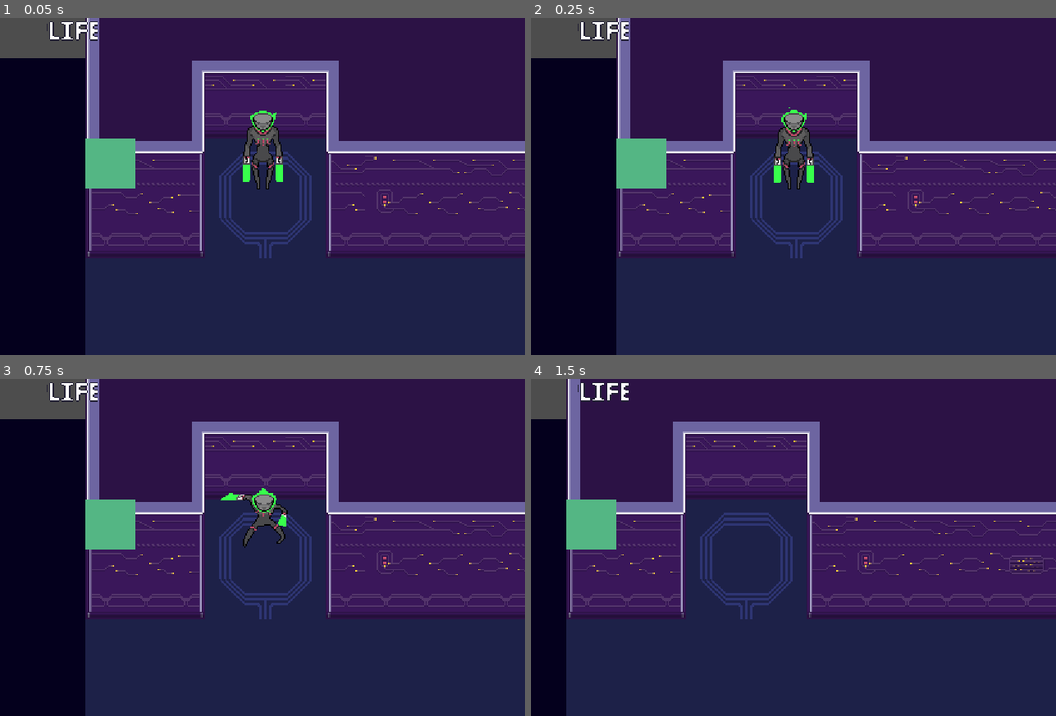
Above: before the commit, frames 1-4 (two rows, left to right).
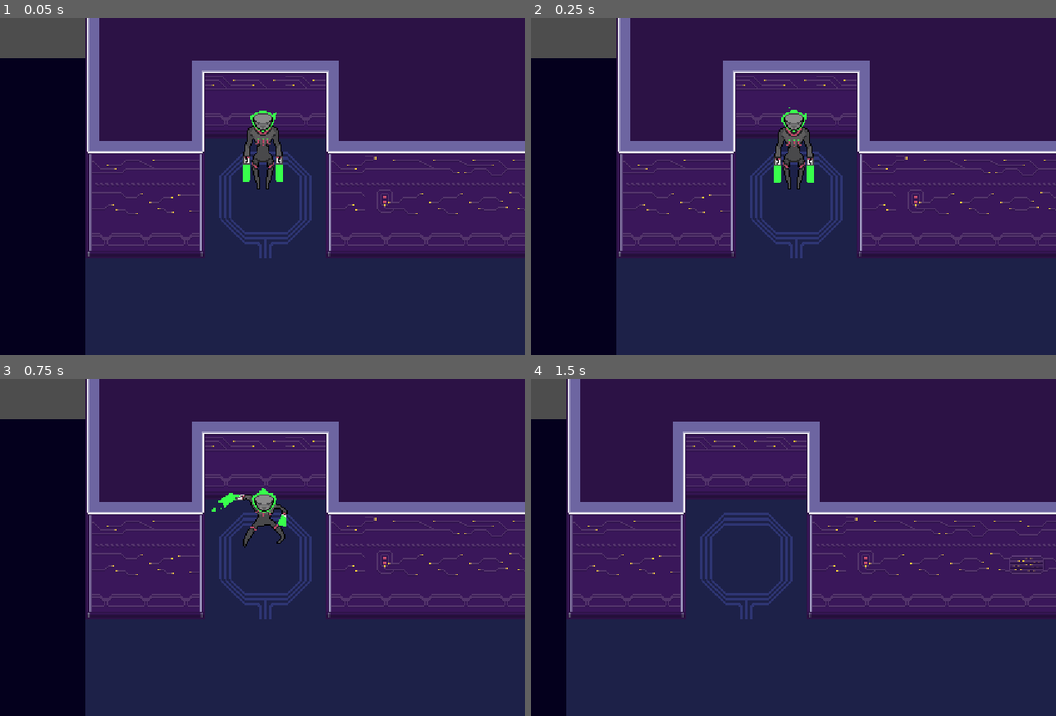
Above: after the commit, the same moments.

Repository: evilshrooms/Corruption-PSGJam2025
Game: Godot game, scene res://corruption.tscn
Two runs of this game, one before a commit and one after it. Both use one fixed random seed, a clock stepped at 60 frames per second and the inputs below.
Inputs (mouse positions are in pixels of both pictures, inside the frame that each line leads up to):
- Up to frame 1 (0.05 s): no input
- Up to frame 2 (0.25 s): no input
- Up to frame 3 (0.75 s): tap Enter at 0.5 s; move the mouse to (378, 530) at 0.52 s; press the mouse at (378, 530) at 0.53 s; hold D (right) from 0.53 s (still down)
- Up to frame 4 (1.5 s): move the mouse to (688, 564) at 1.27 s; release D (right) at 1.28 s; release the mouse at (688, 564) at 1.28 s; hold S (down) from 1.28 s (still down); click (688, 564) at 1.35 s

The runs differ from the first frame. In frame 1, 1.7% of the frame differs, in the area x 8-26%, y 0-51%; in frame 2, 1.7%; in frame 3, 1.8%, in the area x 8-46%, y 0-51%; in frame 4, 1.6%.

Commit message:
Attack & movement
Made the attack and finished player movement

Diff:
--- a/corruption/GUI/player-hud/energy_gui.tscn
+++ b/corruption/GUI/player-hud/energy_gui.tscn
@@ -1,7 +1,7 @@
 [gd_scene load_steps=3 format=3 uid="uid://gxtnad4tbum0"]
 
 [ext_resource type="Script" path="res://GUI/player-hud/heart_gui.gd" id="1_5ae8f"]
-[ext_resource type="Texture2D" uid="uid://c7mrjlttm0gjh" path="res://GUI/player-hud/Health_two-Sheet.png" id="1_ook18"]
+[ext_resource type="Texture2D" uid="uid://cf5kef2v103wf" path="res://GUI/player-hud/Health_Bar_New_01282025.png" id="2_vnyhy"]
 
 [node name="Energy" type="Control"]
 custom_minimum_size = Vector2(16, 16)
@@ -12,7 +12,6 @@
 script = ExtResource("1_5ae8f")
 
 [node name="Sprite2D" type="Sprite2D" parent="."]
-texture = ExtResource("1_ook18")
+texture = ExtResource("2_vnyhy")
 centered = false
-hframes = 7
-frame = 2
+hframes = 3
--- a/corruption/GUI/player-hud/player_hud.tscn
+++ b/corruption/GUI/player-hud/player_hud.tscn
@@ -1,6 +1,5 @@
-[gd_scene load_steps=4 format=3 uid="uid://hqs1silh6db6"]
+[gd_scene load_steps=3 format=3 uid="uid://hqs1silh6db6"]
 
-[ext_resource type="Texture2D" uid="uid://c7mrjlttm0gjh" path="res://GUI/player-hud/Health_two-Sheet.png" id="1_airba"]
 [ext_resource type="Script" path="res://GUI/player-hud/player_hud.gd" id="1_jypde"]
 [ext_resource type="PackedScene" uid="uid://gxtnad4tbum0" path="res://GUI/player-hud/energy_gui.tscn" id="2_0lwq3"]
 
@@ -19,20 +18,14 @@
 grow_horizontal = 2
 grow_vertical = 2
 
-[node name="Sprite2D" type="Sprite2D" parent="Control"]
-position = Vector2(83, 50)
-texture = ExtResource("1_airba")
-region_enabled = true
-region_rect = Rect2(54, 0, 41, 16)
-
 [node name="HFlowContainer" type="HFlowContainer" parent="Control"]
 layout_mode = 0
-offset_left = 31.0
-offset_top = 59.0
-offset_right = 136.0
-offset_bottom = 95.0
+offset_left = 25.0
+offset_top = 40.0
+offset_right = 130.0
+offset_bottom = 87.0
 theme_override_constants/h_separation = 4
-theme_override_constants/v_separation = 2
+theme_override_constants/v_separation = 15
 alignment = 1
 
 [node name="Energy" parent="Control/HFlowContainer" instance=ExtResource("2_0lwq3")]
--- a/corruption/Player/Scripts/state_attack.gd
+++ b/corruption/Player/Scripts/state_attack.gd
@@ -1,6 +1,10 @@
 class_name State_Attack extends State
 
 var attacking : bool = false
+
+
+@export var attack_sound : AudioStream
+@export_range(1,20,0.5) var declerate_speed : float = 5.0
 
 @onready var animation_player : AnimationPlayer = $"../../AnimationPlayer"
 @onready var idle : State = $"../Idle"
@@ -16,12 +20,14 @@
 
 #what happens when the player exits this state
 func Exit() -> void:
+	animation_player.animation_finished.disconnect( EndAttack )
+	attacking = false
 	pass
 
 
 #what happens during the _process in this state
 func Process( _delta : float ) -> State:
-	player.velocity = Vector2.ZERO
+	player.velocity -= player.velocity * declerate_speed * _delta
 
 	if attacking == false:
 		if player.direction == Vector2.ZERO:
--- a/corruption/Player/player.tscn
+++ b/corruption/Player/player.tscn
@@ -8,6 +8,7 @@
 [ext_resource type="Script" path="res://Player/Scripts/PlayerCamera.gd" id="6_egcn1"]
 [ext_resource type="Script" path="res://Player/Scripts/state_attack.gd" id="6_okuab"]
 [ext_resource type="PackedScene" uid="uid://bqt67mvfh5w4q" path="res://GeneralNodes/HitBox/hit_box.tscn" id="7_kdg1f"]
+[ext_resource type="AudioStream" uid="uid://b40godtr8mfdd" path="res://Player/Scripts/Audio/Sword Sounds.wav" id="7_xj4wn"]
 [ext_resource type="PackedScene" uid="uid://dk2u34sak6i8f" path="res://GeneralNodes/HurtBox/hurt_box.tscn" id="8_i6lk4"]
 
 [sub_resource type="CircleShape2D" id="CircleShape2D_cj2dk"]
@@ -29,15 +30,15 @@
 
 [sub_resource type="Animation" id="Animation_6mbsf"]
 resource_name = "attack_down"
-length = 0.3
-tracks/0/type = "value"
-tracks/0/imported = false
-tracks/0/enabled = true
-tracks/0/path = NodePath("Sprite2D:frame")
-tracks/0/interp = 1
-tracks/0/loop_wrap = true
-tracks/0/keys = {
-"times": PackedFloat32Array(0, 0.3),
+length = 0.4
+tracks/0/type = "value"
+tracks/0/imported = false
+tracks/0/enabled = true
+tracks/0/path = NodePath("Sprite2D:frame")
+tracks/0/interp = 1
+tracks/0/loop_wrap = true
+tracks/0/keys = {
+"times": PackedFloat32Array(0, 0.4),
 "transitions": PackedFloat32Array(1, 1),
 "update": 0,
 "values": [8, 16]
@@ -193,6 +194,7 @@
 
 [node name="Attack" type="Node" parent="StateMachine"]
 script = ExtResource("6_okuab")
+attack_sound = ExtResource("7_xj4wn")
 
 [node name="Camera2D" type="Camera2D" parent="."]
 editor_draw_limits = true
@@ -210,3 +212,7 @@
 position = Vector2(-2.84217e-14, 6)
 rotation = -1.564
 shape = SubResource("CapsuleShape2D_qpkb8")
+
+[node name="Audio" type="Node2D" parent="."]
+
+[node name="AudioStreamPlayer2D" type="AudioStreamPlayer2D" parent="Audio"]
--- a/corruption/corruption.tscn
+++ b/corruption/corruption.tscn
@@ -10,8 +10,3 @@
 
 [node name="GridRoomOne" parent="." instance=ExtResource("2_3jglj")]
 tile_map_data = PackedByteArray("AAAAAAAAAAAAAAIAAAAAAAEAAAAAAAMAAAAAAAIAAAAAAAQAAAAAAAMAAAABAAgAAAAAAAQAAAABAAgAAAAAAA …(4672 unchanged characters)…
-
-[node name="ColorRect" type="ColorRect" parent="."]
-offset_right = 40.0
-offset_bottom = 40.0
-color = Color(0.329079, 0.71345, 0.518702, 1)
Binary file added: corruption/GUI/player-hud/Health_Bar_New_01282025.png
Not shown, added: corruption/GUI/player-hud/Health_Bar_New_01282025.png.import
Not shown, added: corruption/Player/Scripts/Audio/Sword Sounds.wav.import
Not shown: 1 places in corruption/Player/player.tscn that only renumber resources
Not shown, added: corruption/Player/Scripts/Audio/Sword Sounds.wav
